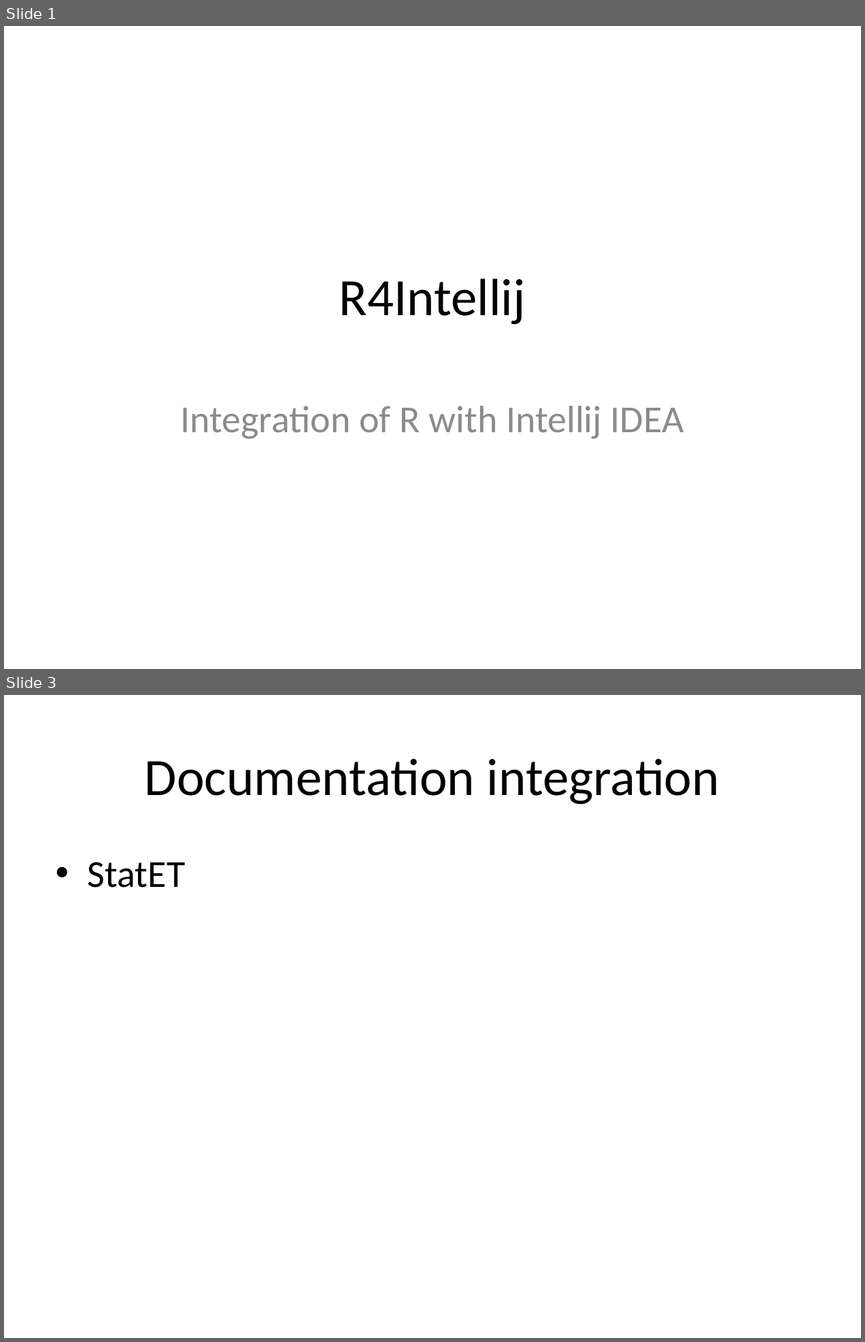
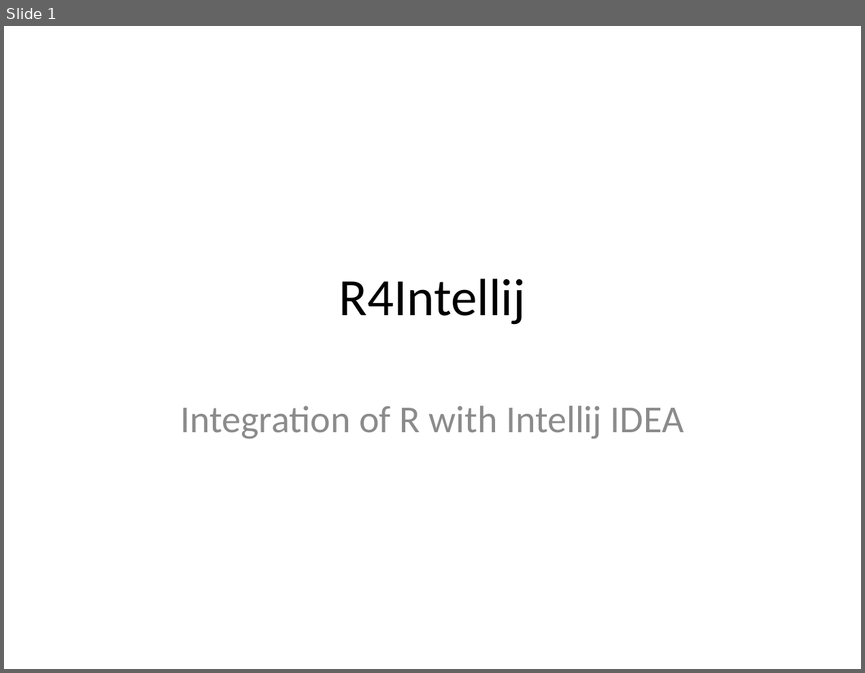
Before and after one commit to holgerbrandl/r4intellij, a slide deck: R4Intellij.pptx. Shown one above the other, each under a label of ours: slides 1 and 3 before the commit, slide 1 after it; the slides between them are not shown. The pictures are 865x1342 and 865x673 pixels, drawn with LibreOffice and Linux fonts; fonts in the diff are those of the drawing. Boxes give left, top, right and bottom in pixels: in the first picture for what was removed or moved away, otherwise in the second. Text is boxed around its words. In the diff, an @@ line names an element or a change of style, - is before the commit and + after.

```diff
--- a/R4Intellij.pptx
+++ b/R4Intellij.pptx
@@ slide 3 removed at <box>4,695,861,1338</box>, background #FFFFFF @@
@@ title removed at <box>145,758,719,804</box> @@
-Documentation integration
@@ text removed at <box>88,862,185,887</box> @@
-• StatET
```
Also in this commit, not shown: 2 slides changed, 23 other files.
